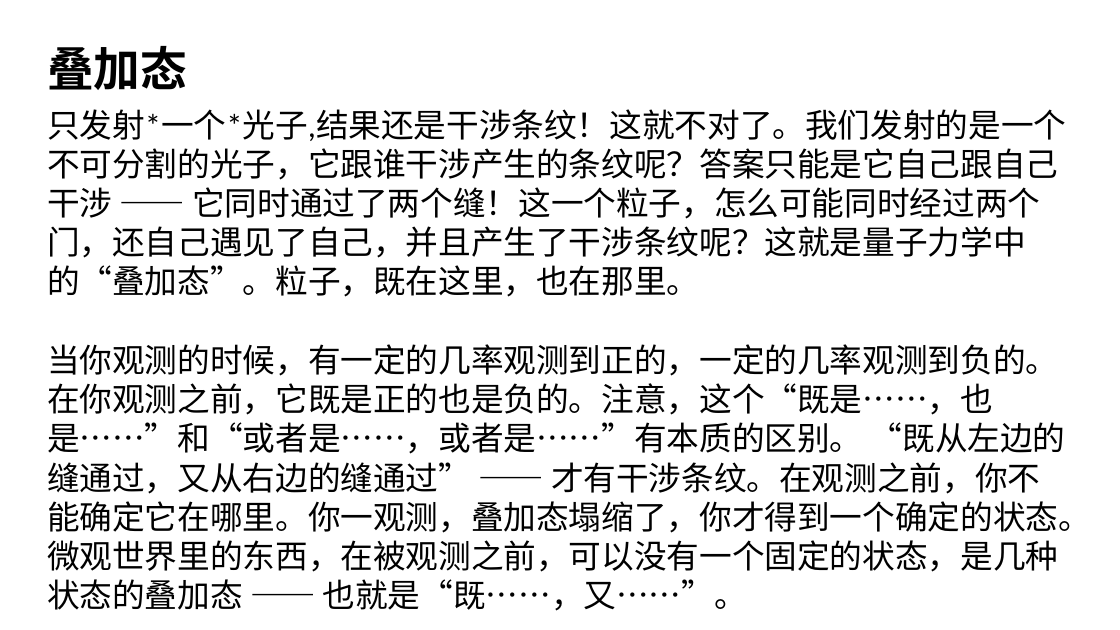
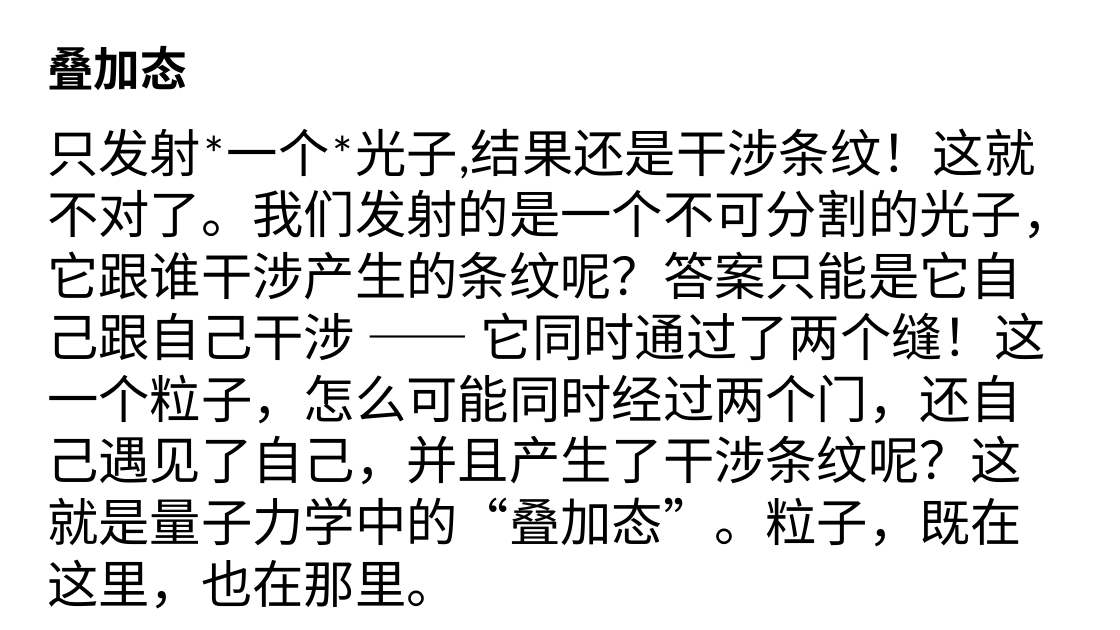
Before and after one commit to FredJiangFei/MyDocuments, a slide deck: slide 4 of 其他/薛定谔的猫/薛定谔的猫 - 副本.pptx. Drawn at 1120x630 pixels with LibreOffice and Linux fonts; fonts in the diff are those of the drawing. Boxes give left, top, right and bottom in pixels: in the first picture for what was removed or moved away, otherwise in the second. Text is boxed around its words. In the diff, an @@ line names an element or a change of style, - is before the commit and + after.

```diff
--- a/其他/薛定谔的猫/薛定谔的猫 - 副本.pptx
+++ b/其他/薛定谔的猫/薛定谔的猫 - 副本.pptx
@@ text "只发射*一个*光子,结果还是干涉条纹！这就不对了。我们发射的是一个不可分割的光子，它跟谁干涉产生的条纹呢？答案只能是它自 ...": place and size @@
-text "只发射*一个*光子,结果还是干涉条纹！这就不对了。我们发射的是一个不可分割的光子，它跟谁干涉产生的条纹呢？答案只能是它自 ..." at [47, 109, 1091, 611]
+text "只发射*一个*光子,结果还是干涉条纹！这就不对了。我们发射的是一个不可分割的光子，它跟谁干涉产生的条纹呢？答案只能是它自 ..." at [47, 128, 1074, 609]
@@ text "只发射*一个*光子,结果还是干涉条纹！这就不对了。我们发射的是一个不可分割的光子，它跟谁干涉产生的条纹呢？答案只能是它自 ..." at [47, 128, 1074, 609]: size 28 to 44 pt @@
@@ text at [47, 344, 1091, 611]: paragraphs removed @@
-当你观测的时候，有一定的几率观测到正的，一定的几率观测到负的。在你观测之前，它既是正的也是负的。注意，这个“既是……，也是……”和“或者是……，或者是……”有本质的区别。 “既从左边的缝通过，又从右边的缝通过” —— 才有干涉条纹。在观测之前，你不能确定它在哪里。你一观测，叠加态塌缩了，你才得到一个确定的状态。
-微观世界里的东西，在被观测之前，可以没有一个固定的状态，是几种状态的叠加态 —— 也就是“既……，又……”。
```
Also in this commit, not shown: 6 other slides changed, 3 slides added.
